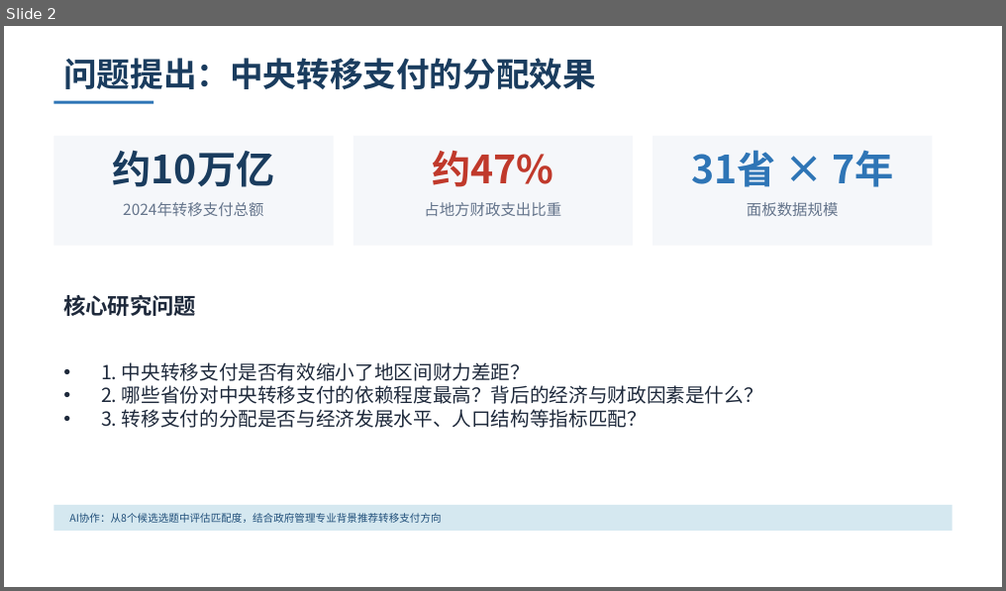
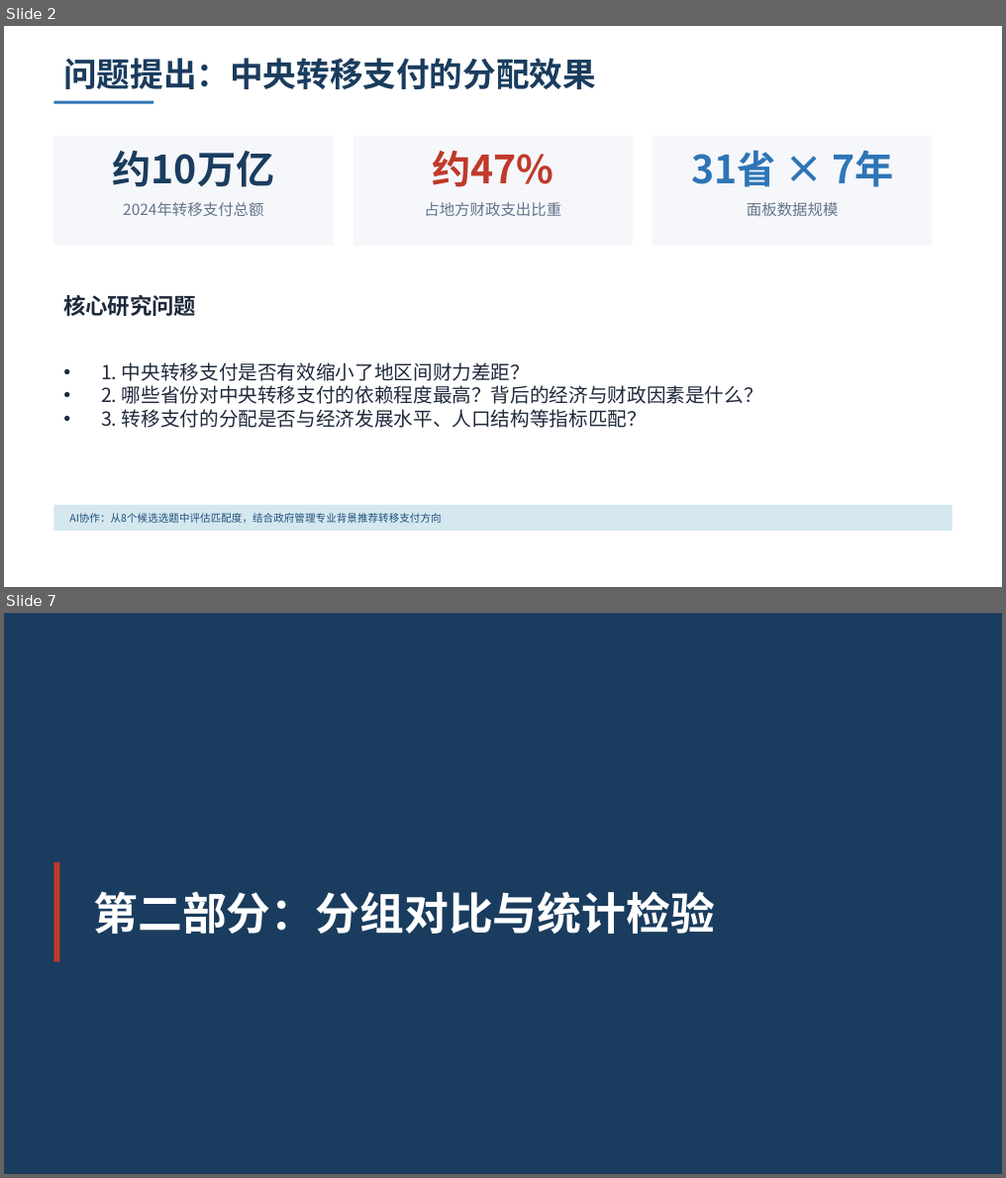
Before and after one commit to xonhaorun-afk/fiscal-transfer-analysis, a slide deck: output/课堂演示.pptx. Shown one above the other, each under a label of ours: slide 2 before the commit, slides 2 and 7 after it; the slides between them are not shown. The pictures are 1006x591 and 1006x1178 pixels, drawn with LibreOffice and Linux fonts; fonts in the diff are those of the drawing. Boxes give left, top, right and bottom in pixels: in the first picture for what was removed or moved away, otherwise in the second. Text is boxed around its words. In the diff, an @@ line names an element or a change of style, - is before the commit and + after.

```diff
--- a/output/课堂演示.pptx
+++ b/output/课堂演示.pptx
@@ slide 7 added at bbox=[4, 613, 1002, 1174], background #1A3C5E @@
@@ rectangle added at bbox=[54, 862, 59, 962], fill #C0392B @@
@@ text added at bbox=[94, 891, 715, 934], 32 pt, text #FFFFFF, bold @@
+第二部分：分组对比与统计检验
```
Also in this commit, not shown: 9 slides changed, 6 other slides added, 2 slides removed, 1 other file.
